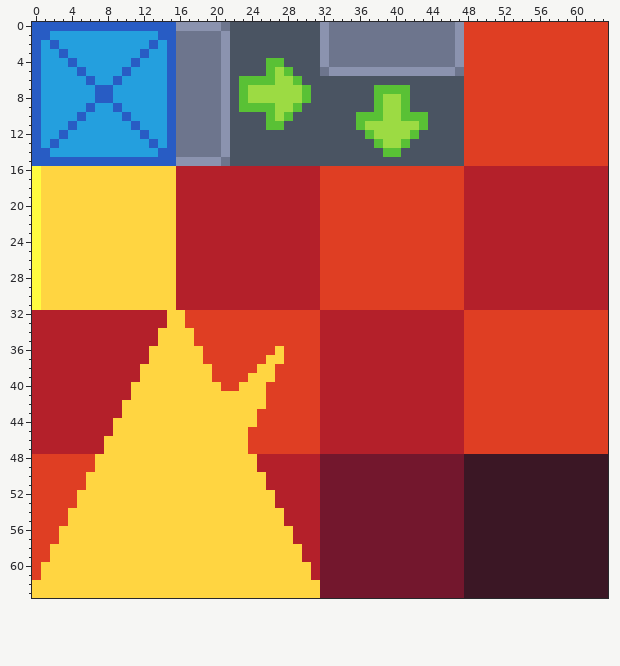
One commit to this pixel-art file: assets/aseprite/test-tilemap.aseprite. The first picture shows the starting point.
64x64 pixels, 1 frame.
The same view after the edit:
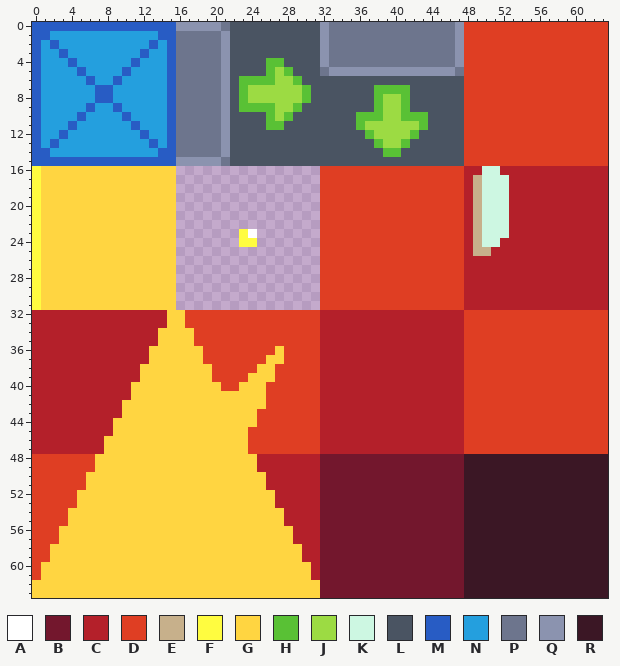
Palette (. is transparent): A #ffffff  B #73172d  C #b4202a  D #df3e23  E #c7b08b  F #fffc40  G #ffd541  H #59c135  J #9cdb43  K #cdf7e2  L #4a5462  M #285cc4  N #249fde  P #6d758d  Q #8b93af  R #3b1725
Change:
layer "TEst" added
Layers "TEst", "Tiles", "BG":
y 16: x 16..31 CCCCCCCCCCCCCCCC -> ................; x 50..51 CC -> KK
y 17..22: x 16..31 CCCCCCCCCCCCCCCC -> ................; x 49..52 CCCC -> EKKK
y 23: x 16..31 CCCCCCCCCCCCCCCC -> .......FA.......; x 49..52 CCCC -> EKKK
y 24: x 16..31 CCCCCCCCCCCCCCCC -> .......FF.......; x 49..51 CCC -> EKK
y 25: x 16..31 CCCCCCCCCCCCCCCC -> ................; x 49..50 CC -> EE
y 26..31: x 16..31 CCCCCCCCCCCCCCCC -> ................
Changed places in both pictures, as pixel boxes (x1, y1, x2, y2):
changed: (176, 166, 320, 310)
changed: (473, 166, 509, 256)
